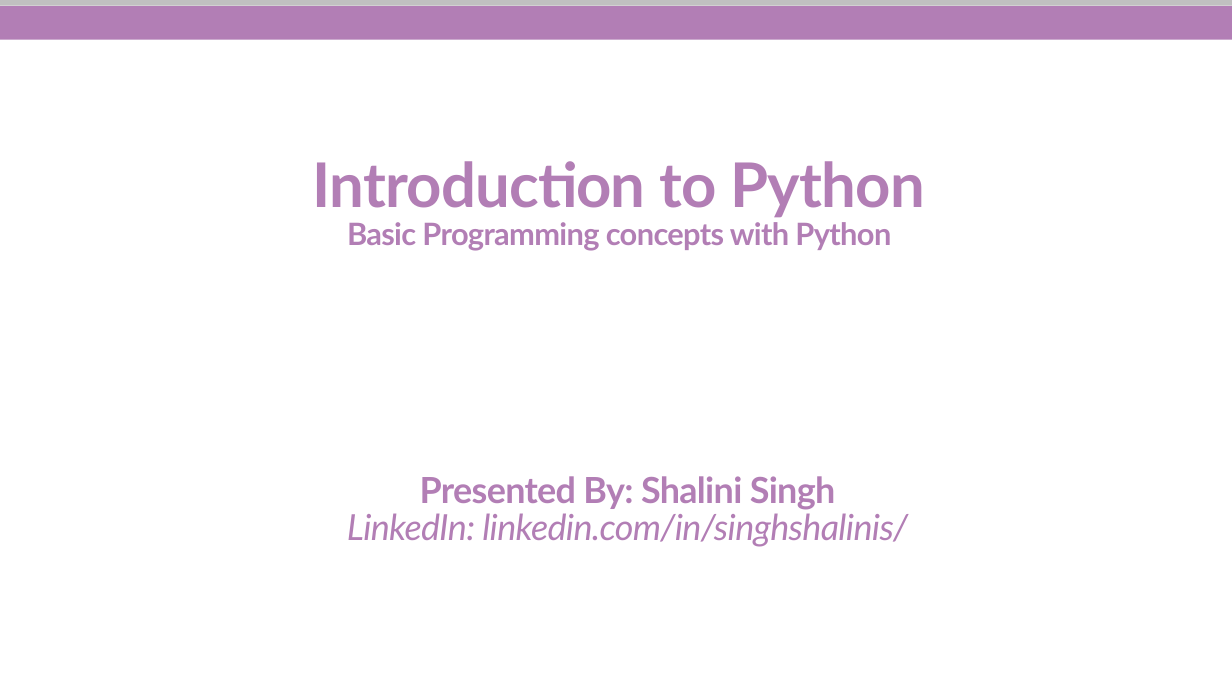
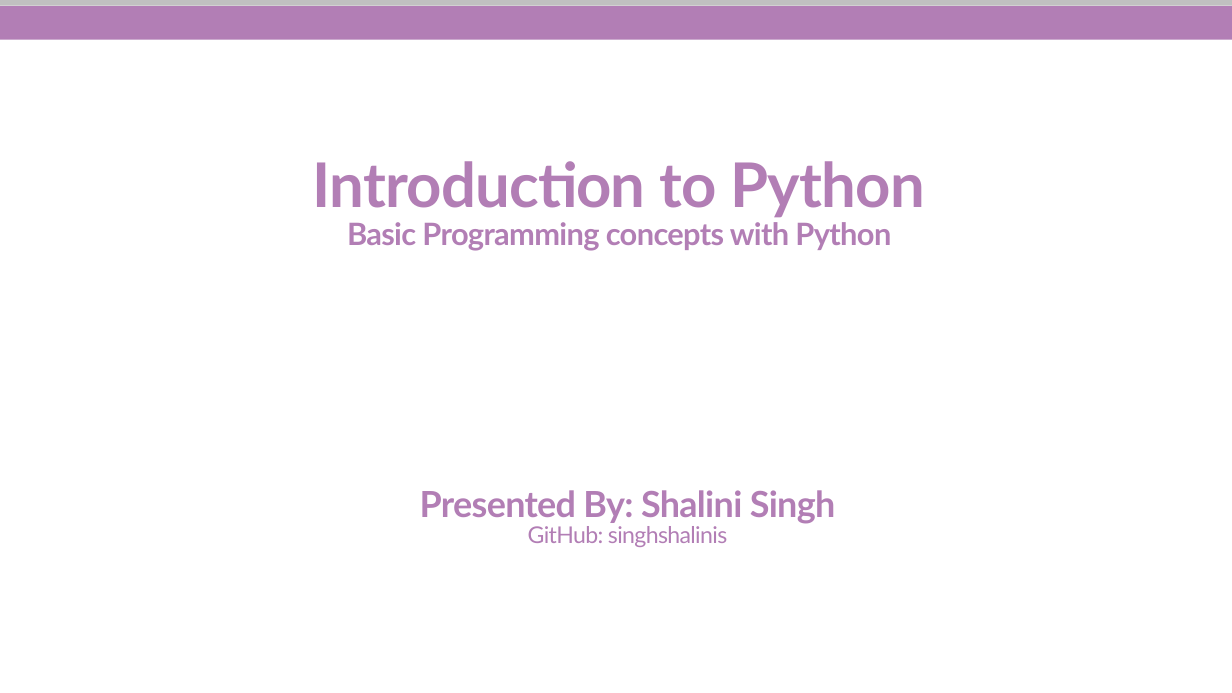
Before and after one commit to She-Codes-Now/Intro-to-Python, a slide deck: slide 1 of Python-SheCodesNow.pptx. Drawn at 1232x693 pixels with LibreOffice and Linux fonts; fonts in the diff are those of the drawing; background and template pictures are left out. Boxes give left, top, right and bottom in pixels: in the first picture for what was removed or moved away, otherwise in the second. Text is boxed around its words. In the diff, an @@ line names an element or a change of style, - is before the commit and + after.

Commit message:
added github handle

```diff
--- a/Python-SheCodesNow.pptx
+++ b/Python-SheCodesNow.pptx
@@ text at [528,522,727,547]: text changed; size 28 to 18 pt; italic off @@
-LinkedIn: linkedin.com/in/singhshalinis/
+GitHub: singhshalinis
```
